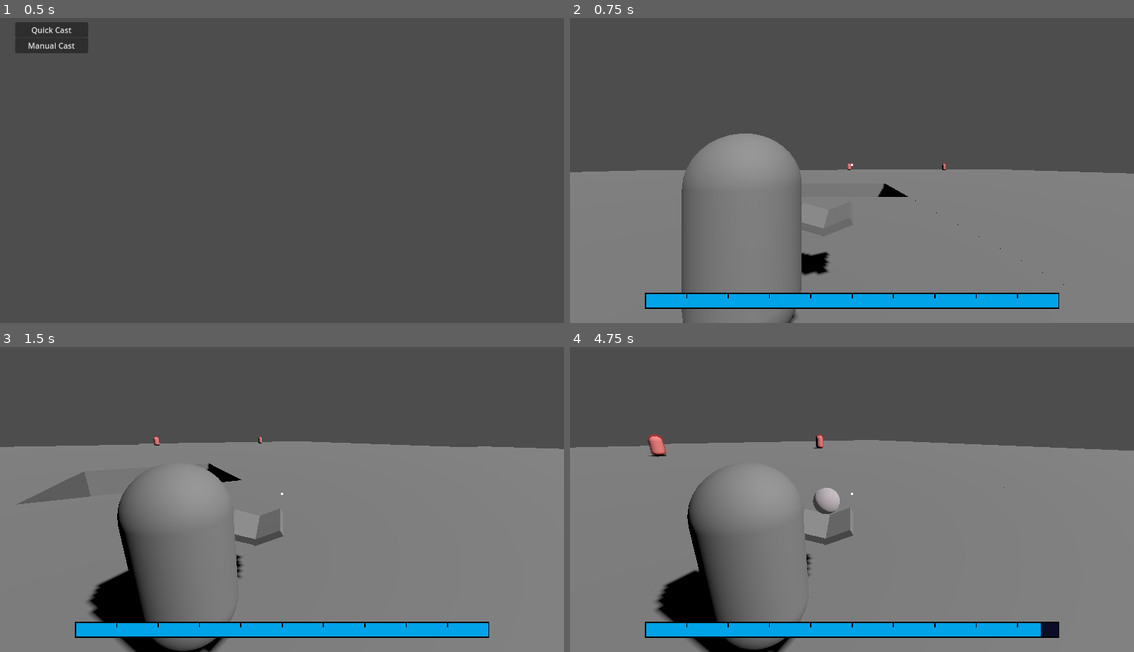
Above: before the commit, frames 1-4 (two rows, left to right).
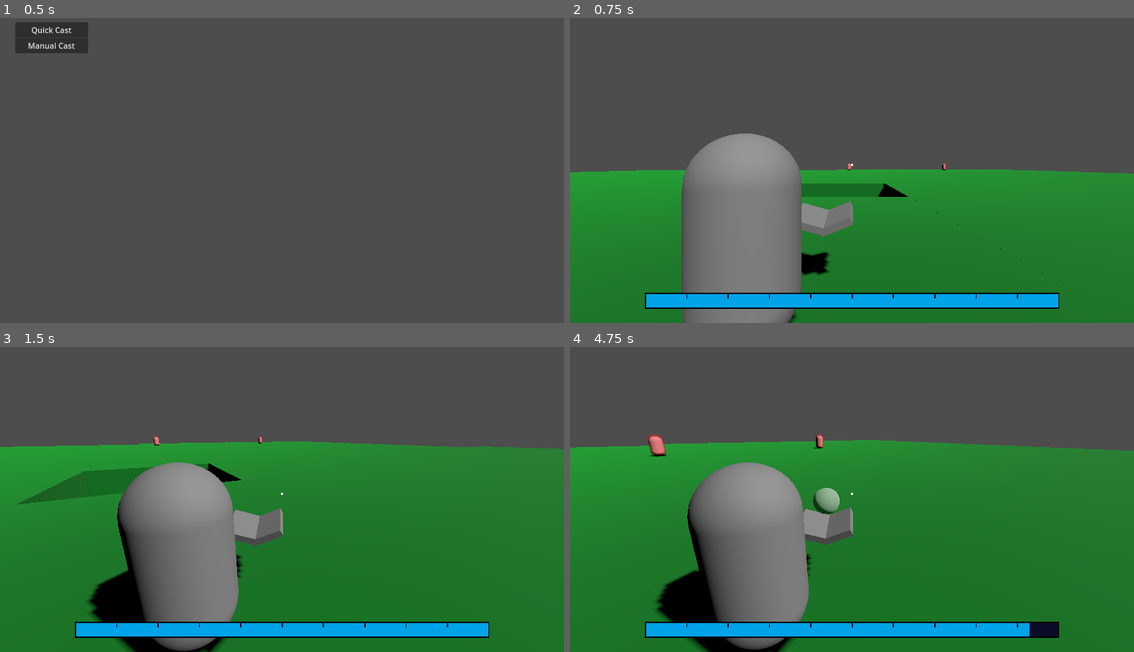
Above: after the commit, the same moments.

Repository: Tuocs/Project-Magic
Game: Godot game, scene res://main_menu.tscn
Two runs of this game, one before a commit and one after it. Both use one fixed random seed, a clock stepped at 60 frames per second and the inputs below.
Inputs (mouse positions are in pixels of both pictures, inside the frame that each line leads up to):
- Up to frame 1 (0.5 s): no input
- Up to frame 2 (0.75 s): click "Quick Cast" at 0.5 s
- Up to frame 3 (1.5 s): tap Enter at 1.25 s; move the mouse to (310, 493) at 1.27 s; hold W (move_forward) from 1.28 s (still down); tap Alt (edit_magic) at 1.35 s
- Up to frame 4 (4.75 s): keep holding W (move_forward); tap Space (jump) at 1.52, 2.27, 3.77, 4.52 s; move the mouse to (823, 496) at 2.02 s; tap 2 (magic_aura) at 2.1 s; move the mouse to (863, 487) at 2.77 s; tap 4 (magic_blast) at 2.85 s; move the mouse to (846, 499) at 3.52 s; click (846, 499) at 3.6 s; move the mouse to (891, 496) at 4.27 s; tap 1 (magic_projectile) at 4.35 s

Frame 1 is identical in both runs. In frame 2, 36% of the frame differs, in the area x 0-100%, y 49-100%; in frame 3, 52%; in frame 4, 52%, in the area x 0-100%, y 30-100%.

Commit message:
floor color + cast alignment + reset imbue

Diff:
--- /dev/null
+++ b/Assets/mats/grass.tres
@@ -0,0 +1,4 @@
+[gd_resource type="StandardMaterial3D" format=3 uid="uid://dovcrm3wfj0hh"]
+
+[resource]
+albedo_color = Color(0, 0.50630957, 0.12448735, 1)
--- a/Prefabs/manual_cast_player.tscn
+++ b/Prefabs/manual_cast_player.tscn
@@ -25,7 +25,7 @@
 shoot_transform_spot = NodePath("Node3D/Node3D")
 shoot_rotate_spot = NodePath("SpringArm3D")
 book_displays = [NodePath("Node3D/Node3D/MeshInstance3D"), NodePath("Node3D/Node3D/MeshInstance3D4"), NodePath("Node3D/Node3D/MeshInstance3D3"), NodePath("Node3D/Node3D/MeshInstance3D2")]
-mana_regen = 0.5
+mana_regen = 0.2
 
 [node name="Cast UI" parent="." instance=ExtResource("2_w1kf8")]
 
--- a/Prefabs/quick_cast_player.tscn
+++ b/Prefabs/quick_cast_player.tscn
@@ -25,7 +25,7 @@
 shoot_transform_spot = NodePath("Node3D/Node3D")
 shoot_rotate_spot = NodePath("SpringArm3D")
 book_displays = [NodePath("Node3D/Node3D/MeshInstance3D"), NodePath("Node3D/Node3D/MeshInstance3D4"), NodePath("Node3D/Node3D/MeshInstance3D3"), NodePath("Node3D/Node3D/MeshInstance3D2")]
-mana_regen = 0.5
+mana_regen = 0.25
 
 [node name="Cast UI" parent="." instance=ExtResource("2_knrd4")]
 
--- a/Scenes/main.tscn
+++ b/Scenes/main.tscn
@@ -1,5 +1,6 @@
-[gd_scene load_steps=6 format=3 uid="uid://c1oiapt4kpdis"]
+[gd_scene load_steps=7 format=3 uid="uid://c1oiapt4kpdis"]
 
+[ext_resource type="Material" uid="uid://dovcrm3wfj0hh" path="res://Assets/mats/grass.tres" id="1_8gbba"]
 [ext_resource type="PackedScene" uid="uid://d3ap8oroixhpg" path="res://Prefabs/spawner.tscn" id="2_0xm2m"]
 [ext_resource type="PackedScene" uid="uid://7jfpqutml3jl" path="res://Prefabs/enemy.tscn" id="4_lquwl"]
 
@@ -27,6 +28,7 @@
 shape = SubResource("BoxShape3D_7dm0k")
 
 [node name="MeshInstance3D" type="MeshInstance3D" parent="NavigationRegion3D/Map/Ground"]
+material_override = ExtResource("1_8gbba")
 mesh = SubResource("BoxMesh_ig7tw")
 
 [node name="Ground2" type="StaticBody3D" parent="NavigationRegion3D/Map" groups=["Terrain"]]
@@ -36,6 +38,7 @@
 shape = SubResource("BoxShape3D_7dm0k")
 
 [node name="MeshInstance3D" type="MeshInstance3D" parent="NavigationRegion3D/Map/Ground2"]
+material_override = ExtResource("1_8gbba")
 mesh = SubResource("BoxMesh_ig7tw")
 
 [node name="Ground3" type="StaticBody3D" parent="NavigationRegion3D/Map" groups=["Terrain"]]
@@ -45,6 +48,7 @@
 shape = SubResource("BoxShape3D_7dm0k")
 
 [node name="MeshInstance3D" type="MeshInstance3D" parent="NavigationRegion3D/Map/Ground3"]
+material_override = ExtResource("1_8gbba")
 mesh = SubResource("BoxMesh_ig7tw")
 
 [node name="Ground4" type="StaticBody3D" parent="NavigationRegion3D/Map" groups=["Terrain"]]
@@ -54,6 +58,7 @@
 shape = SubResource("BoxShape3D_7dm0k")
 
 [node name="MeshInstance3D" type="MeshInstance3D" parent="NavigationRegion3D/Map/Ground4"]
+material_override = ExtResource("1_8gbba")
 mesh = SubResource("BoxMesh_ig7tw")
 
 [node name="DirectionalLight3D" type="DirectionalLight3D" parent="NavigationRegion3D/Map"]
--- a/Scripts/cast_ui.gd
+++ b/Scripts/cast_ui.gd
@@ -49,3 +49,5 @@
 	if stored_imbue_type != -1:
 		player.spell_cost += 1
 		player.imbue(stored_imbue_type)
+	else:
+		player.imbue(0)
